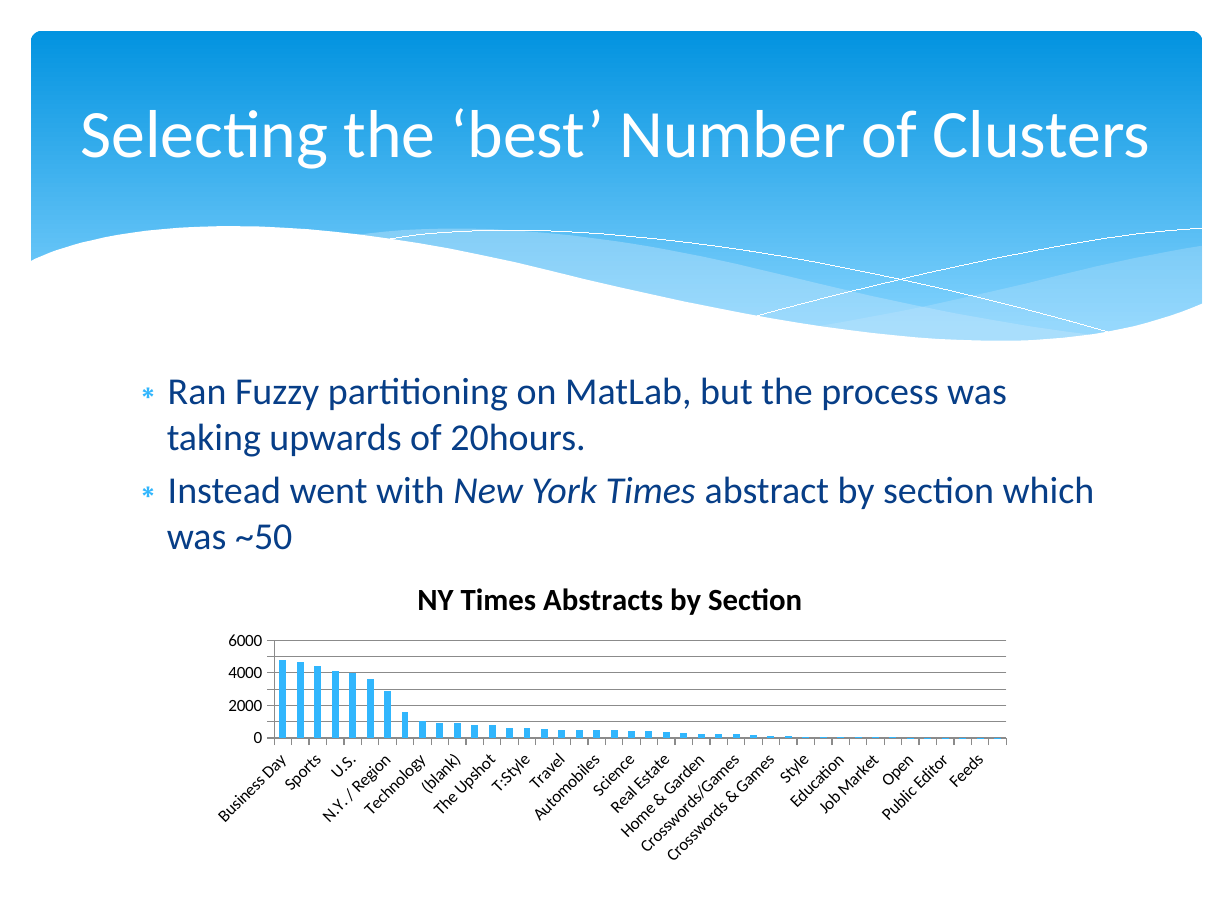
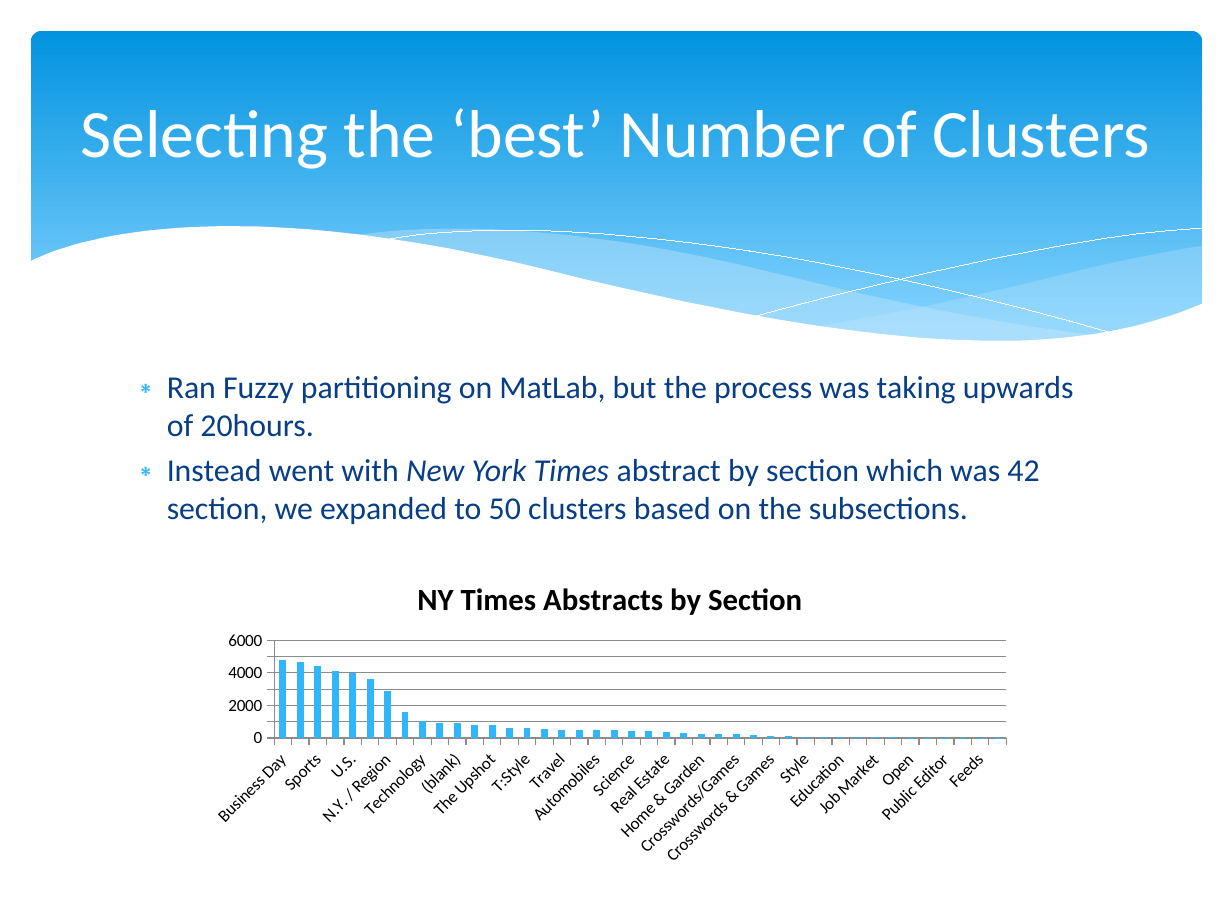
Before and after one commit to Mletter1/Challenge1, a slide deck: slide 12 of Presentation.pptx. Drawn at 1232x924 pixels with LibreOffice and Linux fonts; fonts in the diff are those of the drawing. Boxes give left, top, right and bottom in pixels: in the first picture for what was removed or moved away, otherwise in the second. Text is boxed around its words. In the diff, an @@ line names an element or a change of style, - is before the commit and + after.

Commit message:
update ppt

```diff
--- a/Presentation.pptx
+++ b/Presentation.pptx
@@ text at <box>167,376,1074,437</box>: size 22.2 to 18.6 pt in "Ran Fuzzy partitioning on MatLab, but the ..." @@
@@ text at <box>167,459,1039,524</box>: text changed; size 22.2 to 18.6 pt @@
-∗ Instead went with New York Times abstract by section which was ~50
+∗ Instead went with New York Times abstract by section which was 42 section, we expanded to 50 clusters based on the subsections.
```
Also in this commit, not shown: 1 slide added, 2 other files.
